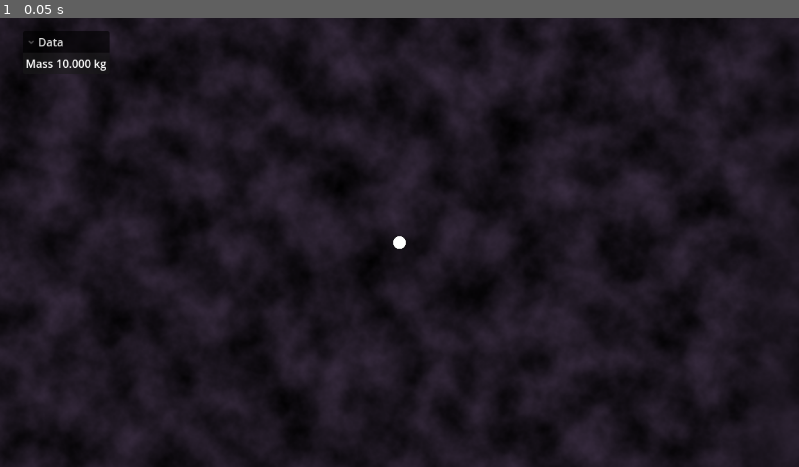
Above: before the commit, frame 1.
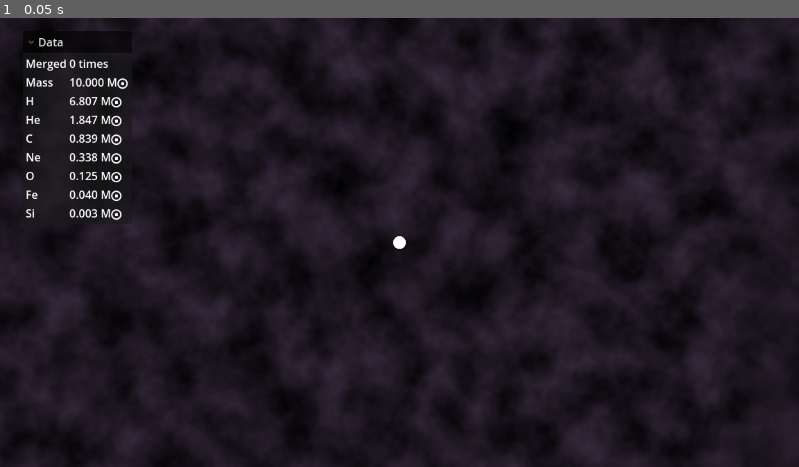
Above: after the commit, the same moment.

Repository: HellHoleStudios/ldjam58
Game: Godot game, scene res://scene/game.tscn
Same seed, same stepped clock (60 frames per second), same inputs: the game is played once before the commit and once after it.
Inputs:
- Up to frame 1 (0.05 s): no input

The runs differ from the first frame. In frame 1, 1.0% of the frame differs, in the area x 3-17%, y 2-45%.

Commit message:
better elements

Diff:
--- a/scene/game.tscn
+++ b/scene/game.tscn
@@ -74,7 +74,15 @@
 columns = 2
 script = ExtResource("5_p1ry8")
 
-[node name="Label" type="Label" parent="CanvasLayer/UIRoot/DataContainer/GridContainer"]
+[node name="LabelMerge" type="Label" parent="CanvasLayer/UIRoot/DataContainer/GridContainer"]
+layout_mode = 2
+text = "Merged"
+
+[node name="Merge" type="Label" parent="CanvasLayer/UIRoot/DataContainer/GridContainer"]
+layout_mode = 2
+text = "0"
+
+[node name="LabelMass" type="Label" parent="CanvasLayer/UIRoot/DataContainer/GridContainer"]
 layout_mode = 2
 text = "Mass"
 
--- a/script/game.gd
+++ b/script/game.gd
@@ -113,11 +113,6 @@
 	star.mass = mass
 	star.position = pos
 	star.linear_velocity = linear_velocity
-	star.elements={
-		"H": randi_range(0,1),
-		"He": randi_range(0,1),
-		"Fe": randi_range(0,1),
-		"Si": randi_range(0,1)
-	}
+	star.randomize_elements()
 
 	instance.stars.add_child(star)
--- a/script/obj/Star.gd
+++ b/script/obj/Star.gd
@@ -4,6 +4,7 @@
 
 ## 类型为：（符号缩写，int）。符号缩写例如H、Fe
 var elements: Dictionary
+var merge_count: int
 
 #func _init(_mass: float = 1.0):
 	#self.mass=_mass
@@ -17,6 +18,7 @@
 
 	contact_monitor = true
 	max_contacts_reported = 4
+	merge_count=0
 
 func _physics_process(delta: float) -> void:
 	rotation=0
@@ -30,6 +32,22 @@
 
 func get_sprite() -> Sprite2D:
 	return $Sprite
+
+func randomize_elements():
+	elements={
+		"H": randf_range(50,100),
+		"He": randf_range(20,50),
+		"C":randf_range(1,10),
+		"Ne":randf_range(1,5),
+		"O":randf_range(1,5),
+		"Fe": randf_range(0,1),
+		"Si": randf_range(0,1),
+	}
+	var sm=0
+	for k in elements:
+		sm+=elements[k]
+	for k in elements:
+		elements[k]=elements[k]/sm*mass
 
 func merge_elements(other: Star):
 	for i in other.elements:
@@ -46,12 +64,13 @@
 func _on_body_entered(body: Node) -> void:
 	if body is Star:
 		var star: Star = body
-		if star.get_mass() < mass:
+		if star.get_mass() < mass*1.2:
 			if star is not PlayerStar:
 				self.update_mass(star.mass + mass)
 				self.merge_elements(star)
 				star.queue_free()
 				print("Sucked!!! New mass:", mass)
+				merge_count+=1
 			else:
 				var BOUNCE_FACTOR = 20
 				var dir = (star.position - position).normalized()
--- a/script/ui/data_container.gd
+++ b/script/ui/data_container.gd
@@ -2,8 +2,8 @@
 
 var elements=[]
 func _process(delta: float) -> void:
-	$Mass.text="%.3f kg"%(%player.mass)
-
+	$Mass.text="%.3f M⨀"%(%player.mass)
+	$Merge.text="%d times"%(%player.merge_count)
 	for i in %player.elements:
 		if i not in elements:
 			elements.append(i)
@@ -18,4 +18,4 @@
 			add_child(lbl2)
 
 	for i in elements:
-		get_node(i).text="%d kg"%[%player.elements[i]]
+		get_node(i).text="%.3f M⨀"%[%player.elements[i]]
--- a/script/ui/player.gd
+++ b/script/ui/player.gd
@@ -8,6 +8,7 @@
 
 func _ready() -> void:
 	self.mass = 10
+	randomize_elements()
 
 	print(contact_monitor)
 
Not shown: 1 places in scene/game.tscn that only renumber resources
